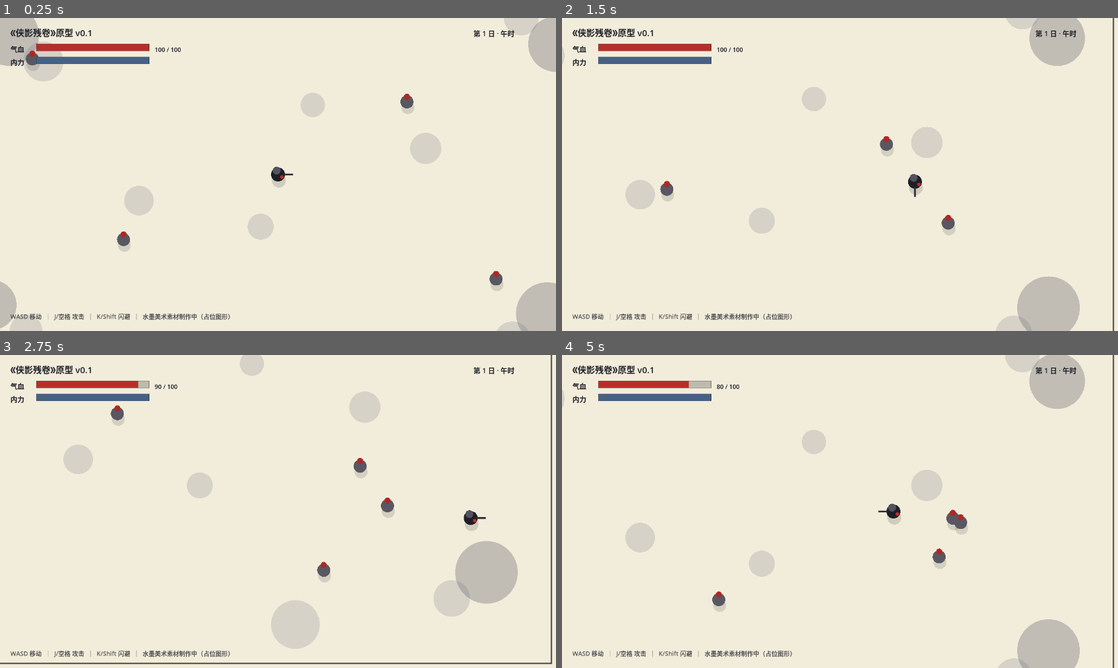
Above: before the commit, frames 1-4 (two rows, left to right).
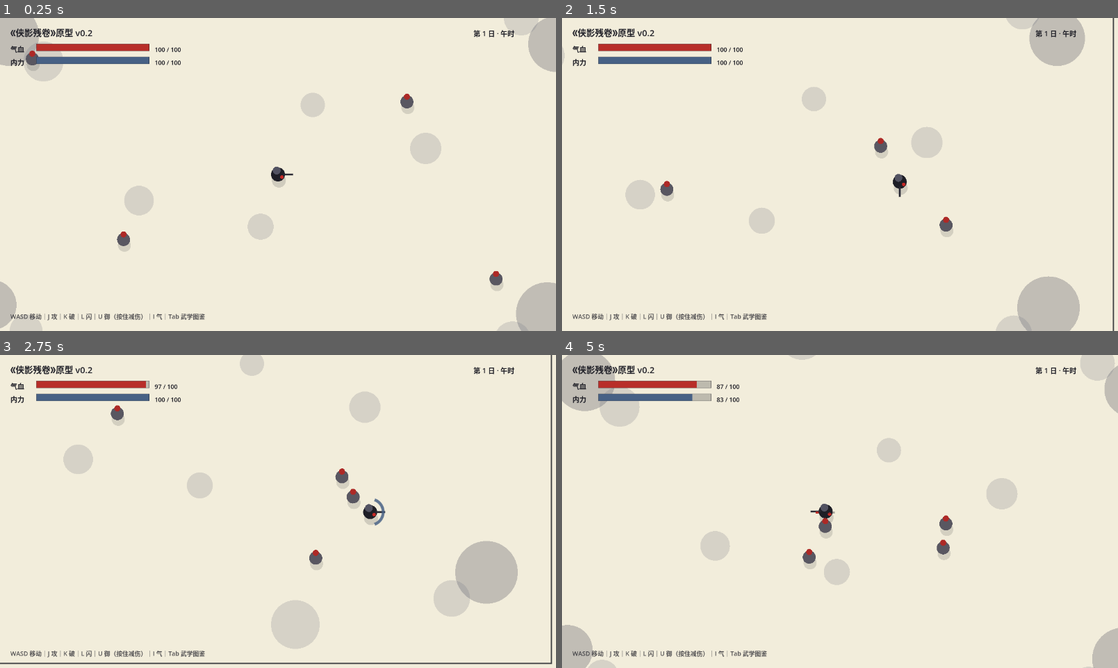
Above: after the commit, the same moments.

Repository: xianshixi26/xiaying-canjuan
Game: Godot game, scene res://scenes/Main.tscn
The game is run twice, just before and just after one commit, with the same random seed, the same clock (stepped at 60 frames per second) and the same inputs.
Inputs:
- Up to frame 1 (0.25 s): no input
- Up to frame 2 (1.5 s): hold D (move_right) 0.53-1.28 s; hold J (attack) 0.53-1.28 s; tap Space at 0.77 s; tap Shift (dodge) at 0.8, 1.35 s; hold S (move_down) from 1.28 s (still down)
- Up to frame 3 (2.75 s): tap Space at 1.52 s; tap U (block, bound only after the commit) at 1.55 s; release S (move_down) at 2.03 s; hold D (move_right) from 2.03 s (still down); hold U (block, bound only after the commit) from 2.03 s (still down); tap K (heavy, bound only after the commit) at 2.3 s
- Up to frame 4 (5 s): release D (move_right) at 2.78 s; release U (block, bound only after the commit) at 2.78 s; hold W (move_up) 2.78-3.53 s; tap K (heavy, bound only after the commit) at 2.85 s; tap Space at 3.02, 3.77, 4.52 s; tap I (qi, bound only after the commit) at 3.05 s; hold I (qi, bound only after the commit) 3.53-4.28 s; hold A (move_left) from 3.53 s (still down); tap Tab (toggle_manual, bound only after the commit) at 3.8, 4.35 s; tap L at 4.55 s

The runs differ from the first frame. In frame 1, 0.5% of the frame differs, in the area x 8-42%, y 3-97%; in frame 2, 1.0%; in frame 3, 1.6%; in frame 4, 12%, in the area x 0-100%, y 0-100%.

Commit message:
[Step 0.2] 组合招式系统 v0.1：招式引擎+摸索领悟+武学图鉴+基础键破/御/气+击退修正

Diff:
--- /dev/null
+++ b/scripts/combo_system.gd
@@ -0,0 +1,54 @@
+extends RefCounted
+## 组合招式引擎（纯逻辑：无渲染/无场景依赖，状态可序列化——为联机预留，见 D-009）
+## 用法：每次基础动作按下时 push_action()，返回命中的招式（空字典=无组合命中）。
+## 匹配规则：输入序列在时间窗口内做尾部匹配，多招式命中时取最长序列。
+
+const WINDOW := 0.9       # 相邻按键最大间隔（秒）
+const BUFFER_LIFE := 2.0  # 输入在缓冲区的保留时长（秒）
+
+var moves: Array = []
+var _buffer: Array = []   # [{"action": String, "time": float}]
+var _clock := 0.0
+
+func _init(p_moves: Array) -> void:
+	moves = p_moves
+
+func tick(delta: float) -> void:
+	_clock += delta
+	while _buffer.size() > 0 and _clock - float(_buffer[0]["time"]) > BUFFER_LIFE:
+		_buffer.pop_front()
+
+## 记录一次基础动作输入，返回命中的招式（Dictionary），未命中返回空字典
+func push_action(action: String) -> Dictionary:
+	_buffer.append({"action": action, "time": _clock})
+	var best: Dictionary = {}
+	for move in moves:
+		if bool(move["manual"]):
+			continue  # 需秘籍解锁的招式暂不可用（秘籍系统接入后改写此标记）
+		var seq: Array = move["seq"]
+		if _tail_matches(seq) and (best.is_empty() or seq.size() > best["seq"].size()):
+			best = move
+	if not best.is_empty():
+		_buffer.clear()  # 命中后清空，重新起手
+	return best
+
+## 当前缓冲区输入（供 HUD 显示搓招过程）
+func get_buffer_actions() -> Array:
+	var out: Array = []
+	for entry in _buffer:
+		out.append(str(entry["action"]))
+	return out
+
+func _tail_matches(seq: Array) -> bool:
+	if seq.is_empty() or _buffer.size() < seq.size():
+		return false
+	var start := _buffer.size() - seq.size()
+	for i in seq.size():
+		var entry: Dictionary = _buffer[start + i]
+		if str(entry["action"]) != str(seq[i]):
+			return false
+		if i > 0:
+			var prev: Dictionary = _buffer[start + i - 1]
+			if float(entry["time"]) - float(prev["time"]) > WINDOW:
+				return false
+	return true
--- a/scripts/enemy.gd
+++ b/scripts/enemy.gd
@@ -27,7 +27,7 @@
 func _physics_process(delta: float) -> void:
 	_attack_cd = maxf(_attack_cd - delta, 0.0)
 	_hit_flash = maxf(_hit_flash - delta, 0.0)
-	_knockback = _knockback.move_toward(Vector2.ZERO, 900.0 * delta)
+	_knockback = _knockback.move_toward(Vector2.ZERO, 1200.0 * delta)
 
 	var target_dir := Vector2.ZERO
 	if is_instance_valid(player):
@@ -59,7 +59,7 @@
 func take_damage(dmg: float, knock: Vector2 = Vector2.ZERO) -> void:
 	hp -= dmg
 	_hit_flash = 0.15
-	_knockback += knock
+	_knockback = (_knockback + knock).limit_length(320.0)  # 限制击退叠加，防止被打飞过远（D-015）
 	if hp <= 0.0:
 		queue_free()  # 原型：直接消失（正式版接入掉落/经验）
 
--- a/scripts/hud.gd
+++ b/scripts/hud.gd
@@ -1,10 +1,26 @@
 extends Control
-## HUD（原型）：水墨风信息条 + 操作提示（CanvasLayer 全屏 Control，_draw 绘制）
+## HUD（原型 v0.2）：水墨风信息条 + 领悟提示 + 武学图鉴（Tab 开关）
+
+const MoveDB := preload("res://scripts/move_database.gd")
 
 var player: Node2D
+var move_list: Array = []
 
-func _process(_delta: float) -> void:
+var _hint_text := ""
+var _hint_time := 0.0
+var _manual_open := false
+
+func _process(delta: float) -> void:
+	_hint_time = maxf(_hint_time - delta, 0.0)
 	queue_redraw()
+
+func _unhandled_input(event: InputEvent) -> void:
+	if event.is_action_pressed("toggle_manual"):
+		_manual_open = not _manual_open
+
+func show_hint(text: String) -> void:
+	_hint_text = text
+	_hint_time = 2.4
 
 func _draw() -> void:
 	var font := get_theme_default_font()
@@ -12,35 +28,66 @@
 		return
 	var size := get_theme_default_font_size()
 	var ink := Color(0.12, 0.12, 0.15)
+	var w := get_viewport_rect().size.x
+	var h := get_viewport_rect().size.y
 
 	# 标题
-	draw_string(font, Vector2(24, 42), "《侠影残卷》原型 v0.1", HORIZONTAL_ALIGNMENT_LEFT, -1.0, size + 4, ink)
+	draw_string(font, Vector2(24, 42), "《侠影残卷》原型 v0.2", HORIZONTAL_ALIGNMENT_LEFT, -1.0, size + 4, ink)
 
 	# 气血 / 内力
 	var hp := 100.0
 	var max_hp := 100.0
-	if is_instance_valid(player) and player.has_method("take_damage"):
+	var mp := 100.0
+	var max_mp := 100.0
+	if is_instance_valid(player):
 		hp = player.hp
 		max_hp = player.max_hp
+		mp = player.mp
+		max_mp = player.max_mp
 	draw_string(font, Vector2(24, 78), "气血", HORIZONTAL_ALIGNMENT_LEFT, -1.0, size, ink)
 	_draw_bar(Rect2(84, 60, 260, 16), hp / max_hp, Color(0.72, 0.18, 0.16))
 	draw_string(font, Vector2(24, 108), "内力", HORIZONTAL_ALIGNMENT_LEFT, -1.0, size, ink)
-	_draw_bar(Rect2(84, 90, 260, 16), 1.0, Color(0.28, 0.38, 0.52))
+	_draw_bar(Rect2(84, 90, 260, 16), mp / max_mp, Color(0.28, 0.38, 0.52))
 	draw_string(font, Vector2(356, 78), "%d / %d" % [int(hp), int(max_hp)], HORIZONTAL_ALIGNMENT_LEFT, -1.0, size - 2, ink)
+	draw_string(font, Vector2(356, 108), "%d / %d" % [int(mp), int(max_mp)], HORIZONTAL_ALIGNMENT_LEFT, -1.0, size - 2, ink)
 
 	# 时辰（昼夜系统 Phase 4 接入，现为占位）
-	draw_string(font, Vector2(size_of_viewport() - 190, 42), "第 1 日 · 午时", HORIZONTAL_ALIGNMENT_LEFT, -1.0, size, ink)
+	draw_string(font, Vector2(w - 190, 42), "第 1 日 · 午时", HORIZONTAL_ALIGNMENT_LEFT, -1.0, size, ink)
+
+	# 领悟 / 招式提示（居中上方）
+	if _hint_time > 0.0:
+		var alpha := clampf(_hint_time, 0.0, 1.0)
+		var tsize := size + 6
+		var tw := font.get_string_size(_hint_text, HORIZONTAL_ALIGNMENT_LEFT, -1.0, tsize).x
+		var box := Rect2(w * 0.5 - tw * 0.5 - 18.0, 64.0, tw + 36.0, 42.0)
+		draw_rect(box, Color(0.95, 0.93, 0.86, 0.85 * alpha))
+		draw_rect(box, Color(0.12, 0.12, 0.15, 0.6 * alpha), false, 1.5)
+		draw_string(font, Vector2(w * 0.5 - tw * 0.5, 93.0), _hint_text, HORIZONTAL_ALIGNMENT_LEFT, -1.0, tsize, Color(0.12, 0.12, 0.15, alpha))
 
 	# 操作提示
-	draw_string(font, Vector2(24, size_of_viewport_y() - 28), "WASD 移动  ｜  J/空格 攻击  ｜  K/Shift 闪避  ｜  水墨美术素材制作中（占位图形）", HORIZONTAL_ALIGNMENT_LEFT, -1.0, size - 2, Color(0.12, 0.12, 0.15, 0.75))
+	draw_string(font, Vector2(24, h - 28), "WASD 移动｜J 攻｜K 破｜L 闪｜U 御（按住减伤）｜I 气｜Tab 武学图鉴", HORIZONTAL_ALIGNMENT_LEFT, -1.0, size - 2, Color(0.12, 0.12, 0.15, 0.75))
+
+	# 武学图鉴
+	if _manual_open:
+		_draw_manual(font, size, ink, w, h)
+
+func _draw_manual(font: Font, size: int, ink: Color, w: float, h: float) -> void:
+	var panel := Rect2(w * 0.5 - 320.0, h * 0.5 - 235.0, 640.0, 470.0)
+	draw_rect(panel, Color(0.95, 0.93, 0.86, 0.95))
+	draw_rect(panel, Color(0.12, 0.12, 0.15, 0.85), false, 2.0)
+	draw_string(font, panel.position + Vector2(24, 42), "武 学 图 鉴（Tab 关闭）", HORIZONTAL_ALIGNMENT_LEFT, -1.0, size + 4, ink)
+	var y := panel.position.y + 88.0
+	for move in move_list:
+		var disc = player.get("discovered") if is_instance_valid(player) else null
+		var known: bool = bool(disc != null and disc.has(str(move["id"])))
+		if known:
+			draw_string(font, panel.position + Vector2(24, y), "%s  ［%s］" % [str(move["name"]), MoveDB.seq_text(move["seq"])], HORIZONTAL_ALIGNMENT_LEFT, -1.0, size, ink)
+			draw_string(font, panel.position + Vector2(24, y + 22), str(move["desc"]), HORIZONTAL_ALIGNMENT_LEFT, -1.0, size - 4, Color(0.12, 0.12, 0.15, 0.65))
+		else:
+			draw_string(font, panel.position + Vector2(24, y), "？？？  ［未领悟——多试试按键组合］", HORIZONTAL_ALIGNMENT_LEFT, -1.0, size, Color(0.12, 0.12, 0.15, 0.45))
+		y += 52.0
 
 func _draw_bar(rect: Rect2, ratio: float, color: Color) -> void:
 	draw_rect(rect, Color(0.12, 0.12, 0.15, 0.25))
 	draw_rect(Rect2(rect.position, Vector2(rect.size.x * clampf(ratio, 0.0, 1.0), rect.size.y)), color)
 	draw_rect(rect, Color(0.12, 0.12, 0.15, 0.6), false, 1.0)
-
-func size_of_viewport() -> float:
-	return get_viewport_rect().size.x
-
-func size_of_viewport_y() -> float:
-	return get_viewport_rect().size.y
--- a/scripts/main.gd
+++ b/scripts/main.gd
@@ -27,7 +27,8 @@
 	_setup_font()
 	_spawn_enemies()
 	hud.player = player
-	print("《侠影残卷》原型 v0.1 启动成功｜WASD 移动｜J/空格 攻击｜K/Shift 闪避")
+	hud.move_list = player.move_list
+	print("《侠影残卷》原型 v0.2 启动成功｜J攻 K破 L闪 U御 I气｜连招：J-J-J / J-J-K / K-J / L-J / U-J / J-K-I｜Tab 武学图鉴")
 
 ## 注册输入动作（键位草案见 PRD §2.1；仅在动作缺失时创建，避免重复注册）
 func _register_actions() -> void:
@@ -37,7 +38,11 @@
 		"move_left": [KEY_A, KEY_LEFT],
 		"move_right": [KEY_D, KEY_RIGHT],
 		"attack": [KEY_J, KEY_SPACE],
-		"dodge": [KEY_K, KEY_SHIFT],
+		"heavy": [KEY_K],
+		"dodge": [KEY_L, KEY_SHIFT],
+		"block": [KEY_U],
+		"qi": [KEY_I],
+		"toggle_manual": [KEY_TAB],
 	}
 	for action: String in bindings:
 		if not InputMap.has_action(action):
--- /dev/null
+++ b/scripts/move_database.gd
@@ -0,0 +1,70 @@
+extends RefCounted
+## 招式数据库（原型 v0.2）
+## 字段：
+##   seq     = 基础动作序列（attack攻 / heavy破 / dodge闪 / block御 / qi气）
+##   kind    = melee 近战爆发 / projectile 剑气 / burst 周身爆发
+##   damage  = 组合命中时的伤害；knock = 击退；dash = 突进速度；cost = 内力消耗
+##   manual  = true 表示需秘籍解锁（秘籍系统接入后启用；当前全部可"摸索领悟"）
+
+static func get_moves() -> Array:
+	return [
+		{
+			"id": "san_lian_zhan", "name": "三连斩",
+			"seq": ["attack", "attack", "attack"], "kind": "melee",
+			"damage": 26.0, "range": 92.0, "arc": 130.0, "knock": 160.0, "dash": 160.0,
+			"cost": 0.0, "tier": "低阶", "manual": false,
+			"desc": "连续三击收势，向前突进补刀",
+		},
+		{
+			"id": "tiao_shan", "name": "挑山式",
+			"seq": ["attack", "attack", "heavy"], "kind": "melee",
+			"damage": 42.0, "range": 100.0, "arc": 120.0, "knock": 300.0, "dash": 0.0,
+			"cost": 0.0, "tier": "中阶", "manual": false,
+			"desc": "连击转重击，大力挑飞",
+		},
+		{
+			"id": "duan_yue", "name": "断岳",
+			"seq": ["heavy", "attack"], "kind": "melee",
+			"damage": 30.0, "range": 110.0, "arc": 180.0, "knock": 220.0, "dash": 0.0,
+			"cost": 0.0, "tier": "低阶", "manual": false,
+			"desc": "重击开路，横扫大范围",
+		},
+		{
+			"id": "zhui_ying_ci", "name": "追影刺",
+			"seq": ["dodge", "attack"], "kind": "melee",
+			"damage": 46.0, "range": 120.0, "arc": 60.0, "knock": 180.0, "dash": 320.0,
+			"cost": 0.0, "tier": "中阶", "manual": false,
+			"desc": "闪身后突刺，单点高伤",
+		},
+		{
+			"id": "hui_feng", "name": "防反·回风拂柳",
+			"seq": ["block", "attack"], "kind": "melee",
+			"damage": 38.0, "range": 100.0, "arc": 200.0, "knock": 240.0, "dash": 0.0,
+			"cost": 0.0, "tier": "中阶", "manual": false,
+			"desc": "架势未收即出剑，以守为攻",
+		},
+		{
+			"id": "jian_qi", "name": "剑气纵横",
+			"seq": ["qi"], "kind": "projectile",
+			"damage": 25.0, "range": 0.0, "arc": 0.0, "knock": 160.0, "dash": 0.0,
+			"cost": 20.0, "tier": "低阶", "manual": false,
+			"desc": "剑气离体，远程打击",
+		},
+		{
+			"id": "cangming_yixian", "name": "终结·沧溟一现",
+			"seq": ["attack", "heavy", "qi"], "kind": "burst",
+			"damage": 62.0, "range": 150.0, "arc": 360.0, "knock": 320.0, "dash": 0.0,
+			"cost": 40.0, "tier": "高阶", "manual": false,
+			"desc": "残卷所载绝学一击，周身爆发",
+		},
+	]
+
+## 把输入序列翻译成按键提示文本，如 ["attack","attack","heavy"] → "攻-攻-破"
+static func seq_text(seq: Array) -> String:
+	var names := {"attack": "攻", "heavy": "破", "dodge": "闪", "block": "御", "qi": "气"}
+	var out := ""
+	for i in seq.size():
+		if i > 0:
+			out += "-"
+		out += str(names.get(seq[i], seq[i]))
+	return out
--- a/scripts/player.gd
+++ b/scripts/player.gd
@@ -1,8 +1,15 @@
 extends CharacterBody2D
-## 玩家控制器（原型 v0.1）：移动 / 攻击（扇形判定）/ 闪避（无敌帧）
+## 玩家控制器（原型 v0.2）：基础动作 + 组合招式引擎 + 内力
+## 基础键：J攻 / K破 / L闪 / U御（按住）/ I气（PRD §2.1 草案键位）
+## 组合：按键序列在时间窗口内命中招式表即触发（见 move_database.gd）
 ## 渲染：水墨占位——墨色形体 + 印章红点缀
 
 signal hp_changed(hp: float, max_hp: float)
+signal mp_changed(mp: float, max_mp: float)
+
+const MoveDB := preload("res://scripts/move_database.gd")
+const ComboSystem := preload("res://scripts/combo_system.gd")
+const ProjectileScript := preload("res://scripts/projectile.gd")
 
 const SPEED := 260.0
 const ACCEL := 2000.0
@@ -11,40 +18,78 @@
 const ATTACK_RANGE := 82.0
 const ATTACK_ARC_DEG := 110.0
 const ATTACK_DAMAGE := 20.0
-const ATTACK_COOLDOWN := 0.35
+const ATTACK_KNOCK := 180.0
+const ATTACK_COOLDOWN := 0.3
+
+const HEAVY_RANGE := 96.0
+const HEAVY_ARC_DEG := 140.0
+const HEAVY_DAMAGE := 32.0
+const HEAVY_KNOCK := 260.0
+const HEAVY_COOLDOWN := 0.6
 
 const DASH_SPEED := 680.0
 const DASH_TIME := 0.16
 const DASH_COOLDOWN := 0.55
 
+const BLOCK_SPEED_RATIO := 0.45
+const BLOCK_DAMAGE_RATIO := 0.3
+
+const QI_COST := 20.0
+const QI_DAMAGE := 25.0
+const QI_KNOCK := 160.0
+const QI_COOLDOWN := 0.45
+
+const MP_REGEN := 12.0
 const ARENA_HALF := Vector2(760.0, 520.0)
 
 var max_hp := 100.0
 var hp := 100.0
+var max_mp := 100.0
+var mp := 100.0
 var facing := Vector2.RIGHT
 
+var hud: Node = null
+var move_list: Array = []     # 招式数据（供 HUD 武学图鉴）
+var discovered := {}          # 已领悟招式 id -> true
+
+var _combo = null
 var _attack_cd := 0.0
+var _heavy_cd := 0.0
 var _dash_cd := 0.0
+var _qi_cd := 0.0
 var _dash_time := 0.0
 var _slash_time := 0.0
+var _heavy_time := 0.0
 var _invincible := 0.0
 var _hit_flash := 0.0
 
+func _ready() -> void:
+	move_list = MoveDB.get_moves()
+	_combo = ComboSystem.new(move_list)
+
 func _physics_process(delta: float) -> void:
 	_attack_cd = maxf(_attack_cd - delta, 0.0)
+	_heavy_cd = maxf(_heavy_cd - delta, 0.0)
 	_dash_cd = maxf(_dash_cd - delta, 0.0)
+	_qi_cd = maxf(_qi_cd - delta, 0.0)
+	_dash_time = maxf(_dash_time - delta, 0.0)
 	_slash_time = maxf(_slash_time - delta, 0.0)
+	_heavy_time = maxf(_heavy_time - delta, 0.0)
 	_invincible = maxf(_invincible - delta, 0.0)
 	_hit_flash = maxf(_hit_flash - delta, 0.0)
+	_combo.tick(delta)
+	mp = minf(mp + MP_REGEN * delta, max_mp)
 
 	var input_dir := Input.get_vector("move_left", "move_right", "move_up", "move_down")
+	var blocking := Input.is_action_pressed("block")
 
 	if _dash_time > 0.0:
 		_dash_time -= delta
 		velocity = facing * DASH_SPEED
 	elif input_dir != Vector2.ZERO:
 		facing = input_dir.normalized()
-		velocity = velocity.move_toward(input_dir * SPEED, ACCEL * delta)
+		var speed := SPEED * (BLOCK_SPEED_RATIO if blocking else 1.0)
+		velocity = velocity.move_toward(input_dir * speed, ACCEL * delta)
 	else:
 		velocity = velocity.move_toward(Vector2.ZERO, FRICTION * delta)
 
@@ -54,23 +99,70 @@
 
 func _unhandled_input(event: InputEvent) -> void:
 	if event.is_action_pressed("attack"):
-		_try_attack()
+		var move = _combo.push_action("attack")
+		if _attack_cd <= 0.0 and _dash_time <= 0.0:
+			_attack_cd = ATTACK_COOLDOWN
+			_slash_time = 0.18
+			_hit_enemies(ATTACK_RANGE, ATTACK_ARC_DEG, ATTACK_DAMAGE, ATTACK_KNOCK)
+		_resolve_move(move)
+	elif event.is_action_pressed("heavy"):
+		var move = _combo.push_action("heavy")
+		if _heavy_cd <= 0.0:
+			_heavy_cd = HEAVY_COOLDOWN
+			_heavy_time = 0.25
+			_hit_enemies(HEAVY_RANGE, HEAVY_ARC_DEG, HEAVY_DAMAGE, HEAVY_KNOCK)
+		_resolve_move(move)
 	elif event.is_action_pressed("dodge"):
+		var move = _combo.push_action("dodge")
 		_try_dash()
-
-func _try_attack() -> void:
-	if _attack_cd > 0.0 or _dash_time > 0.0:
-		return
-	_attack_cd = ATTACK_COOLDOWN
-	_slash_time = 0.18
-	var aim := facing.angle()
-	var half_arc := deg_to_rad(ATTACK_ARC_DEG * 0.5)
-	for enemy in get_tree().get_nodes_in_group("enemies"):
-		var to_enemy: Vector2 = enemy.global_position - global_position
-		if to_enemy.length() > ATTACK_RANGE:
-			continue
-		if absf(wrapf(to_enemy.angle() - aim, -PI, PI)) <= half_arc:
-			enemy.take_damage(ATTACK_DAMAGE, to_enemy.normalized() * 220.0)
+		_resolve_move(move)
+	elif event.is_action_pressed("qi"):
+		var move = _combo.push_action("qi")
+		if not _resolve_move(move):
+			_basic_qi()
+	elif event.is_action_pressed("block"):
+		_combo.push_action("block")
+
+## 执行组合命中效果；返回 true 表示有招式被消耗/施展
+func _resolve_move(move: Dictionary) -> bool:
+	if move.is_empty():
+		return false
+	if float(move["cost"]) > 0.0:
+		if mp < float(move["cost"]):
+			_hint("内力不足，无法施展【%s】" % str(move["name"]))
+			return true
+		mp -= float(move["cost"])
+	# 领悟 / 重复施展提示
+	if not discovered.has(str(move["id"])):
+		discovered[str(move["id"])] = true
+		_hint("✦ 领悟新招式：%s（%s）" % [str(move["name"]), MoveDB.seq_text(move["seq"])])
+	else:
+		_hint("▸ %s！" % str(move["name"]))
+	# 效果
+	match str(move["kind"]):
+		"projectile":
+			if _qi_cd > 0.0:
+				return true
+			_qi_cd = QI_COOLDOWN
+			_spawn_projectile(float(move["damage"]), float(move["knock"]))
+		_:
+			_hit_enemies(float(move["range"]), float(move["arc"]), float(move["damage"]), float(move["knock"]), float(move["dash"]))
+	return true
+
+func _basic_qi() -> void:
+	if _qi_cd > 0.0:
+		return
+	if mp < QI_COST:
+		_hint("内力不足")
+		return
+	mp -= QI_COST
+	_qi_cd = QI_COOLDOWN
+	_spawn_projectile(QI_DAMAGE, QI_KNOCK)
+
+func _spawn_projectile(damage: float, knock: float) -> void:
+	var proj = ProjectileScript.new()
+	proj.setup(facing.normalized(), damage, knock, global_position + facing.normalized() * 30.0)
+	get_parent().add_child(proj)
 
 func _try_dash() -> void:
 	if _dash_cd > 0.0:
@@ -79,22 +171,44 @@
 	_dash_time = DASH_TIME
 	_invincible = DASH_TIME + 0.05
 
+## 扇形命中判定
+func _hit_enemies(range: float, arc_deg: float, damage: float, knock: float, dash: float = 0.0) -> void:
+	if dash > 0.0:
+		velocity = facing * dash
+	var aim := facing.angle()
+	var half := deg_to_rad(arc_deg * 0.5)
+	for enemy in get_tree().get_nodes_in_group("enemies"):
+		var to_enemy: Vector2 = enemy.global_position - global_position
+		if to_enemy.length() > range:
+			continue
+		if arc_deg >= 360.0 or absf(wrapf(to_enemy.angle() - aim, -PI, PI)) <= half:
+			enemy.take_damage(damage, to_enemy.normalized() * knock)
+
 func take_damage(dmg: float) -> void:
 	if _invincible > 0.0:
 		return
-	hp = maxf(hp - dmg, 0.0)
+	var blocked := Input.is_action_pressed("block")
+	var final := dmg * (BLOCK_DAMAGE_RATIO if blocked else 1.0)
+	hp = maxf(hp - final, 0.0)
 	_hit_flash = 0.2
 	_invincible = 0.4
+	if blocked:
+		_hint("格挡！伤害减免")
 	hp_changed.emit(hp, max_hp)
 	if hp <= 0.0:
 		_respawn()
 
 func _respawn() -> void:
 	hp = max_hp
+	mp = max_mp
 	position = Vector2.ZERO
 	velocity = Vector2.ZERO
 	hp_changed.emit(hp, max_hp)
 	print("[原型] 你被打倒了——原地复活（正式版将接入存档/重生点）")
+
+func _hint(text: String) -> void:
+	if hud != null and hud.has_method("show_hint"):
+		hud.show_hint(text)
 
 func _draw() -> void:
 	# 影子
@@ -111,12 +225,21 @@
 	draw_line(dir * 12.0, dir * 34.0, Color(0.16, 0.16, 0.2), 4.0, true)
 	# 印章红点缀
 	draw_circle(Vector2(9, 6), 4.0, Color(0.78, 0.16, 0.15))
-	# 刀光
+	# 轻击刀光
 	if _slash_time > 0.0:
 		var aim := facing.angle()
 		var sweep := deg_to_rad(ATTACK_ARC_DEG)
 		draw_arc(Vector2.ZERO, 58.0, aim - sweep * 0.5, aim + sweep * 0.5, 28, Color(0.96, 0.94, 0.88, 0.9), 7.0, true)
 		draw_arc(Vector2.ZERO, 66.0, aim - sweep * 0.42, aim + sweep * 0.42, 24, Color(0.12, 0.12, 0.15, 0.35), 3.0, true)
+	# 重击刀光（宽）
+	if _heavy_time > 0.0:
+		var aim2 := facing.angle()
+		var sweep2 := deg_to_rad(HEAVY_ARC_DEG)
+		draw_arc(Vector2.ZERO, 72.0, aim2 - sweep2 * 0.5, aim2 + sweep2 * 0.5, 30, Color(0.78, 0.16, 0.15, 0.55), 9.0, true)
+	# 格挡架势
+	if Input.is_action_pressed("block"):
+		var aim3 := facing.angle()
+		draw_arc(Vector2.ZERO, 30.0, aim3 - 1.2, aim3 + 1.2, 20, Color(0.28, 0.38, 0.52, 0.85), 6.0, true)
 	# 闪避残影圈
 	if _dash_time > 0.0:
 		draw_arc(Vector2.ZERO, 24.0, 0.0, TAU, 32, Color(0.78, 0.16, 0.15, 0.5), 2.0, true)
--- /dev/null
+++ b/scripts/projectile.gd
@@ -0,0 +1,32 @@
+extends Node2D
+## 剑气（原型）：直线飞行，命中首个敌人后消散
+
+var dir := Vector2.RIGHT
+var speed := 520.0
+var damage := 25.0
+var knock := 120.0
+var life := 1.2
+
+func setup(p_dir: Vector2, p_damage: float, p_knock: float, start_pos: Vector2) -> void:
+	dir = p_dir.normalized()
+	damage = p_damage
+	knock = p_knock
+	global_position = start_pos
+
+func _physics_process(delta: float) -> void:
+	position += dir * speed * delta
+	life -= delta
+	if life <= 0.0:
+		queue_free()
+		return
+	for enemy in get_tree().get_nodes_in_group("enemies"):
+		if position.distance_to(enemy.global_position) < 26.0:
+			enemy.take_damage(damage, dir * knock)
+			queue_free()
+			return
+	queue_redraw()
+
+func _draw() -> void:
+	draw_circle(Vector2.ZERO, 10.0, Color(0.24, 0.30, 0.46, 0.9))
+	draw_circle(-dir * 14.0, 6.0, Color(0.24, 0.30, 0.46, 0.5))
+	draw_circle(-dir * 26.0, 3.5, Color(0.24, 0.30, 0.46, 0.25))
